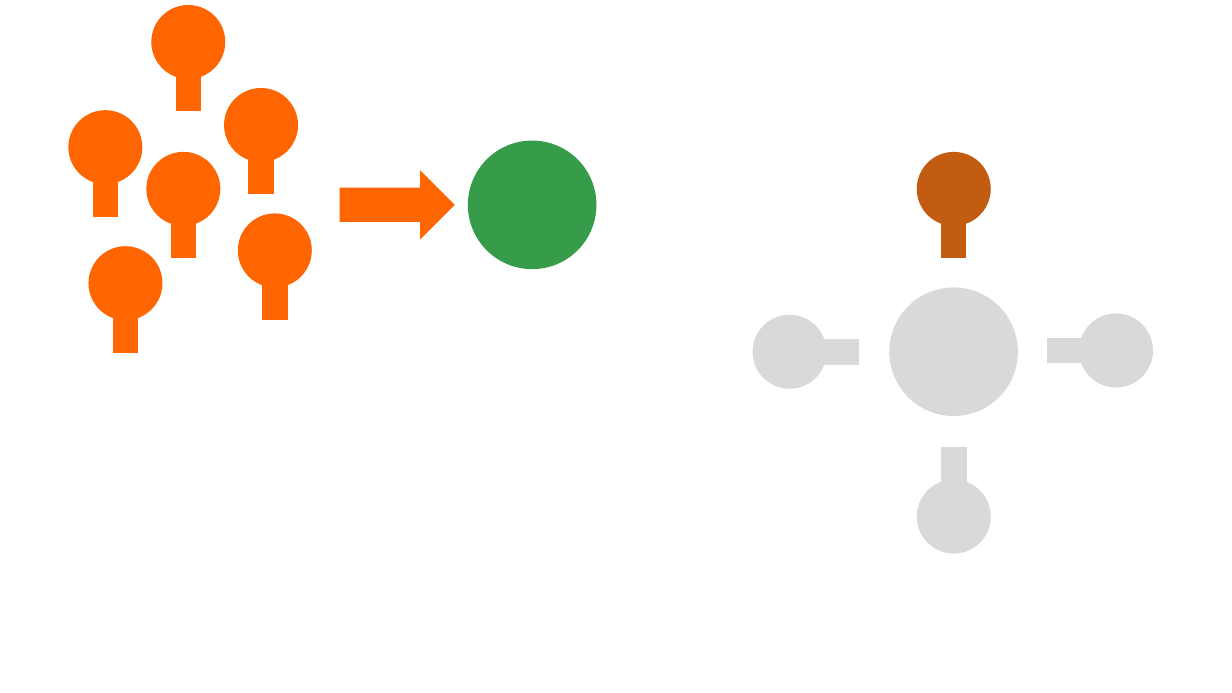
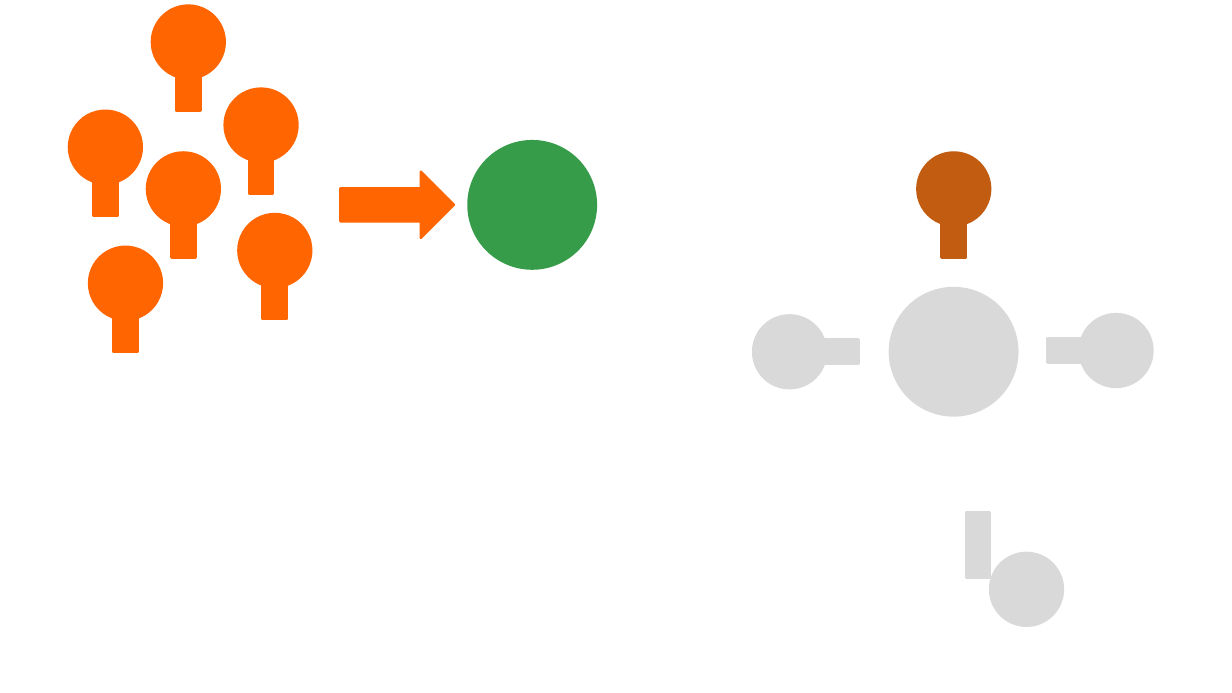
Before and after one commit to tsouche/setgame, a slide deck: slide 6 of client/Maquette et icones.pptx. Drawn at 1232x693 pixels with LibreOffice and Linux fonts; fonts in the diff are those of the drawing. Boxes give left, top, right and bottom in pixels: in the first picture for what was removed or moved away, otherwise in the second. Text is boxed around its words. In the diff, an @@ line names an element or a change of style, - is before the commit and + after.

```diff
--- a/client/Maquette et icones.pptx
+++ b/client/Maquette et icones.pptx
@@ rectangle: place and size @@
-rectangle at box(942, 448, 966, 513)
+rectangle at box(966, 513, 990, 578)
@@ rectangle at box(966, 513, 990, 578): outline #D9D9D9 1 pt to #D9D9D9 2 pt @@
@@ ellipse at box(991, 553, 1064, 626): outline #D9D9D9 1 pt to #D9D9D9 2 pt @@
@@ ellipse: place and size @@
-ellipse at box(918, 481, 991, 554)
+ellipse at box(991, 553, 1064, 626)
```
Also in this commit, not shown: 6 other slides changed, 1 other file.
